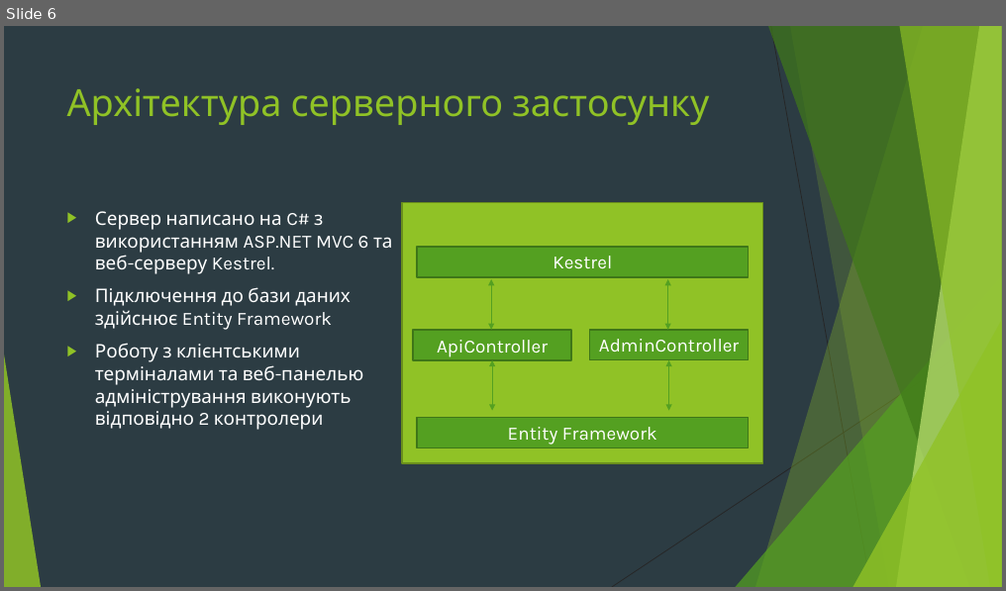
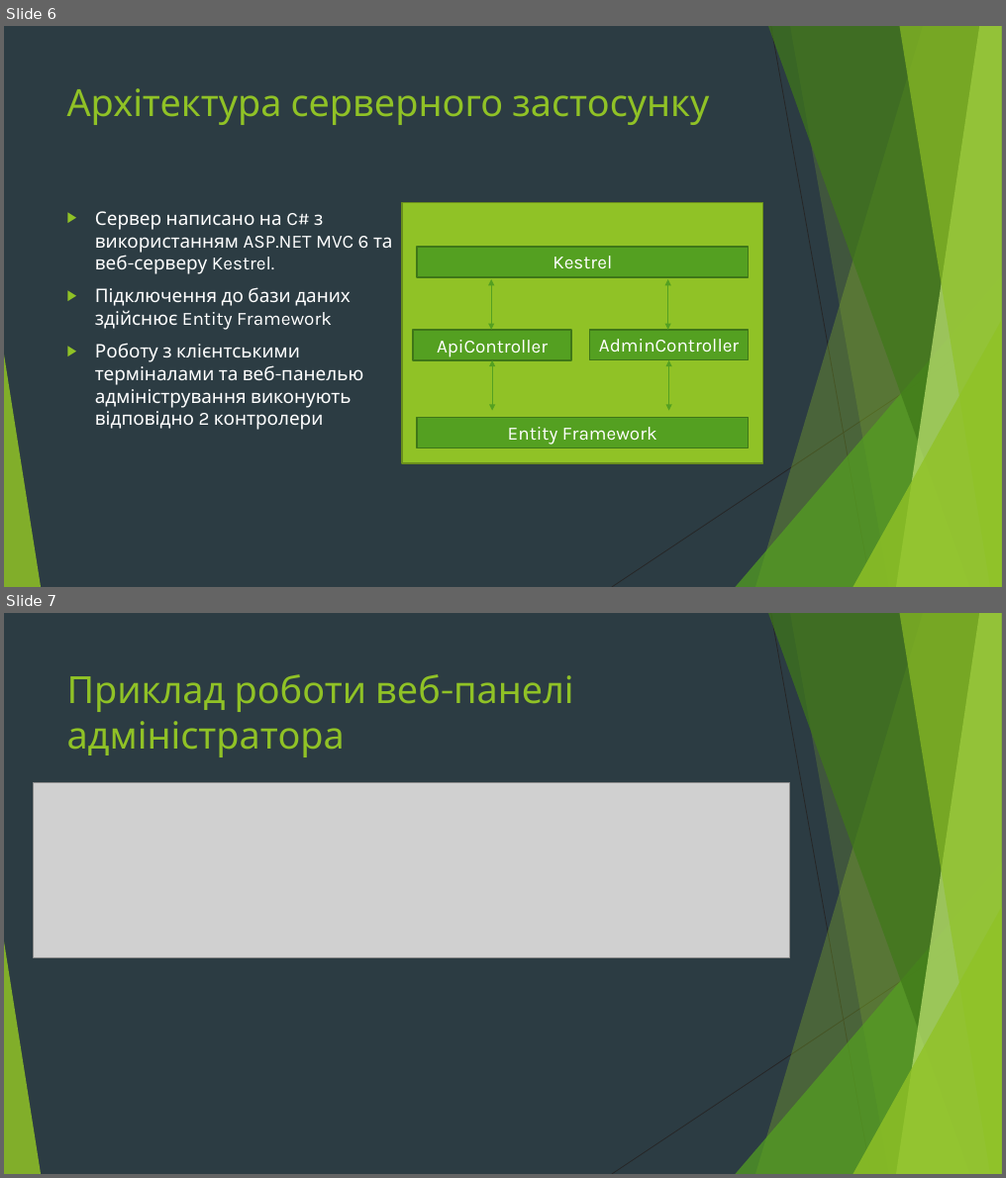
Before and after one commit to AlexCatze/StockManager, a slide deck: Презентація.pptx. Shown one above the other, each under a label of ours: slide 6 before the commit, slides 6 and 7 after it. The pictures are 1006x591 and 1006x1178 pixels, drawn with LibreOffice and Linux fonts; fonts in the diff are those of the drawing; grey boxes stand for pictures. Boxes give left, top, right and bottom in pixels: in the first picture for what was removed or moved away, otherwise in the second. Text is boxed around its words. In the diff, an @@ line names an element or a change of style, - is before the commit and + after.

```diff
--- a/Презентація.pptx
+++ b/Презентація.pptx
@@ slide 7 added at box(4, 613, 1002, 1174), background #2C3C43; not listed: 10 template elements that a slide beside it also shows @@
@@ title added at box(67, 674, 574, 758), 36 pt, text #90C226 @@
+Приклад роботи веб-панелі адміністратора
@@ picture added at box(33, 783, 789, 959) @@
```
Also in this commit, not shown: 1 other slide added.
